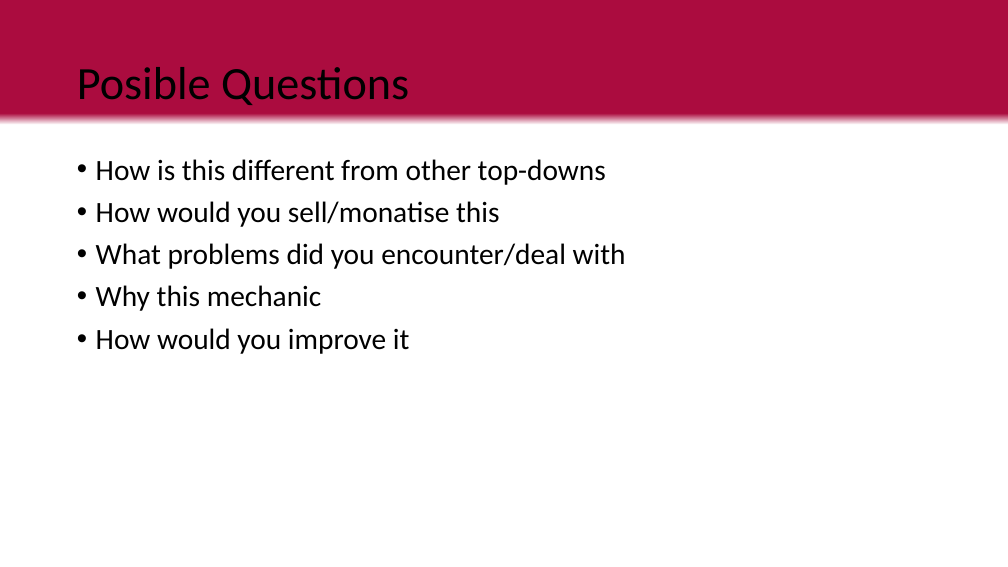
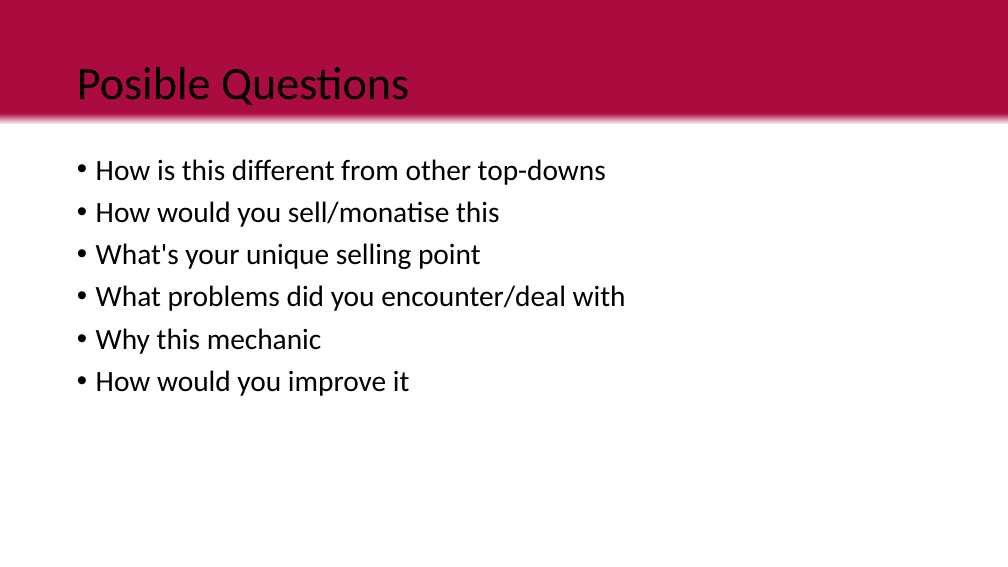
Before and after one commit to LuxRegem/Project_Clash-of-Cosplayers, a slide deck: slide 29 of Shared Documentation/Luke's Documents/Clash of Cos Team Pitch.pptx (slide 31 before the commit). Drawn at 1008x567 pixels with LibreOffice and Linux fonts; fonts in the diff are those of the drawing. Boxes give left, top, right and bottom in pixels: in the first picture for what was removed or moved away, otherwise in the second. Text is boxed around its words. In the diff, an @@ line names an element or a change of style, - is before the commit and + after.

```diff
--- a/Shared Documentation/Luke's Documents/Clash of Cos Team Pitch.pptx
+++ b/Shared Documentation/Luke's Documents/Clash of Cos Team Pitch.pptx
@@ text at [96,243,481,269]: paragraph added @@
+• What's your unique selling point
```
Also in this commit, not shown: 7 other slides changed, 2 slides removed, 6 other files.
